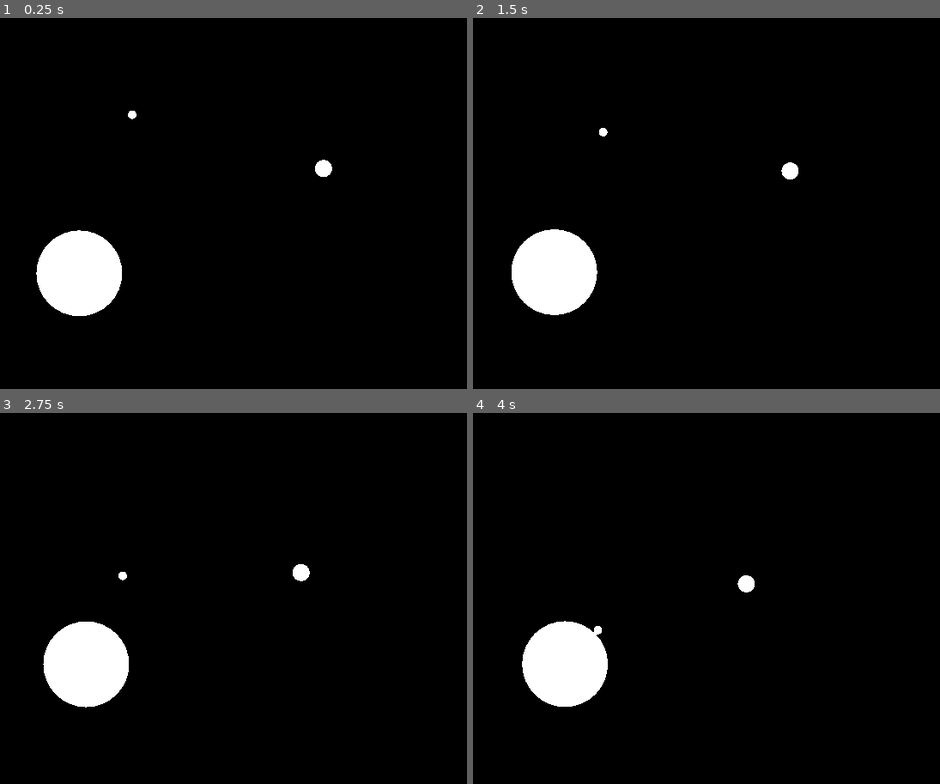
Above: before the commit, frames 1-4 (two rows, left to right).
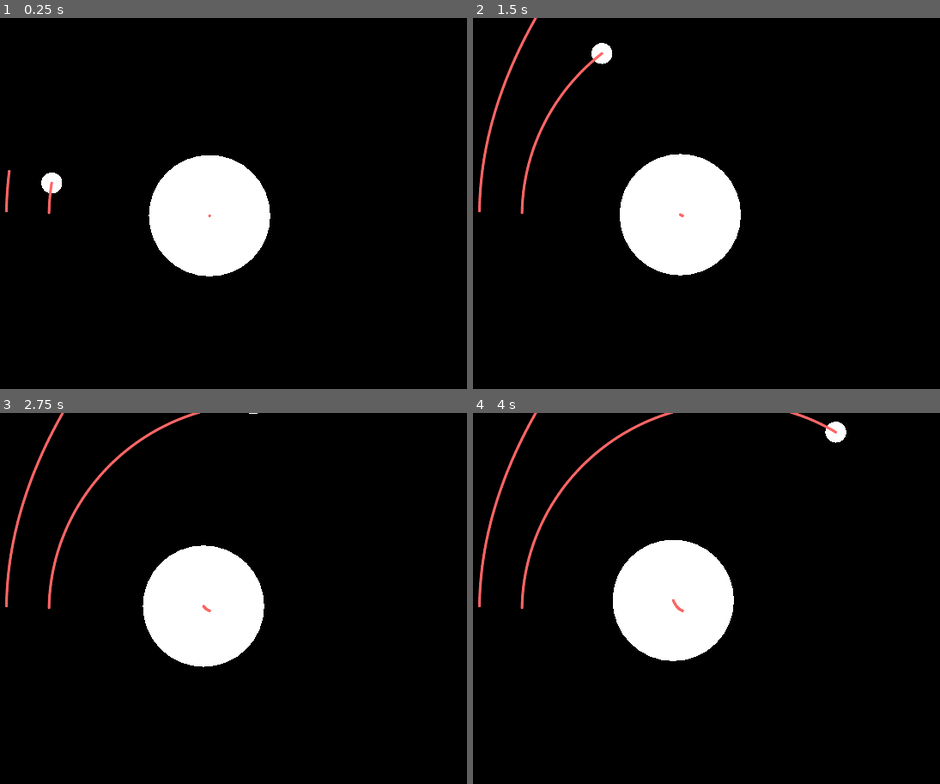
Above: after the commit, the same moments.

Repository: BitTim/Gravisim
Game: Godot game, scene res://Scenes/Main.tscn
Same seed, same stepped clock (60 frames per second), same inputs: the game is played once before the commit and once after it.
Inputs:
- Up to frame 1 (0.25 s): no input
- Up to frame 2 (1.5 s): no input
- Up to frame 3 (2.75 s): no input
- Up to frame 4 (4 s): no input

The runs differ from the first frame. In frame 1, 10% of the frame differs, in the area x 1-72%, y 25-81%; in frame 2, 11%; in frame 3, 11%; in frame 4, 11%, in the area x 1-80%, y 0-80%.

Commit message:
Added Trailing Lines

Diff:
--- a/Scenes/Main.tscn
+++ b/Scenes/Main.tscn
@@ -5,6 +5,7 @@
 
 [node name="Main" type="Node2D"]
 script = ExtResource( 1 )
+numObjects = 10
 
 [node name="ColorRect" type="ColorRect" parent="."]
 anchor_right = 1.0
@@ -19,16 +20,17 @@
 [node name="Objects" type="Node2D" parent="."]
 
 [node name="Object" parent="Objects" instance=ExtResource( 2 )]
-position = Vector2( 451.052, 175.129 )
-radius = 10
-mass = 30
+position = Vector2( 131.093, 229.404 )
+mass = 150
+dir = Vector2( 0, -1 )
+speed = 150
+
+[node name="Object3" parent="Objects" instance=ExtResource( 2 )]
+position = Vector2( 81.5194, 228.131 )
+mass = 2
+dir = Vector2( 0, -1 )
+speed = 200
 
 [node name="Object2" parent="Objects" instance=ExtResource( 2 )]
-position = Vector2( 166.31, 297.341 )
-radius = 50
-mass = 100
-
-[node name="Object3" parent="Objects" instance=ExtResource( 2 )]
-position = Vector2( 228.046, 112.133 )
-radius = 5
-mass = 2
+position = Vector2( 318.229, 230.191 )
+mass = 5000
--- a/Scenes/Object.tscn
+++ b/Scenes/Object.tscn
@@ -9,3 +9,13 @@
 
 [node name="CollisionShape2D" type="CollisionShape2D" parent="."]
 shape = SubResource( 1 )
+
+[node name="CanvasLayer" type="CanvasLayer" parent="."]
+
+[node name="Line2D" type="Line2D" parent="CanvasLayer"]
+width = 2.0
+default_color = Color( 1, 0.4, 0.4, 1 )
+joint_mode = 2
+begin_cap_mode = 2
+end_cap_mode = 2
+antialiased = true
--- a/Scripts/Main.gd
+++ b/Scripts/Main.gd
@@ -6,10 +6,23 @@
 
 extends Node2D
 
-onready var objs = $Objects.get_children()
+export (int) var numObjects
+
+var objs = null
+var rng = RandomNumberGenerator.new()
+var objScene = preload("res://Scenes/Object.tscn")
 
 func _ready():
-	pass
+	rng.randomize()
+
+	#for _i in range(0, numObjects):
+	#	var obj = objScene.instance()
+	#	obj.mass = rng.randi_range(1, 999)
+	#
+	#	obj.position = Vector2(rng.randf_range(0.0, 640.0), rng.randf_range(0.0, 480.0))
+	#	$Objects.add_child(obj)
+
+	objs = $Objects.get_children()
 
 func _physics_process(delta):
 	for o in objs:
--- a/Scripts/Object.gd
+++ b/Scripts/Object.gd
@@ -5,24 +5,33 @@
 
 extends KinematicBody2D
 
-export (int) var radius
 export (int) var mass
+export (bool) var immovable = false
+export (Vector2) var dir
+export (int) var speed
 
-const G = 6674
+const G = 667.4
+const LPT = 512
 
+var radius
 var vel = Vector2()
 var accel = Vector2()
 
 func _ready():
-  var shape = CircleShape2D.new()
-  shape.set_radius(radius)
+	radius = sqrt(mass)
+	vel = dir * speed
 
-  $CollisionShape2D.shape = shape
+	var shape = CircleShape2D.new()
+	shape.set_radius(radius)
+	$CollisionShape2D.shape = shape
 
 func _draw():
-  draw_circle(Vector2(), radius, Color(1, 1, 1, 1))
+	draw_circle(Vector2(), radius, Color(1, 1, 1, 1))
 
 func applyGravity(objects, delta):
+	if immovable:
+		return
+
 	var force = Vector2()
 
 	for o in objects:
@@ -39,3 +48,12 @@
 
 	vel += accel * delta
 	vel = move_and_slide(vel)
+
+	if $CanvasLayer/Line2D.get_point_count() > LPT:
+		$CanvasLayer/Line2D.remove_point(0);
+
+	if $CanvasLayer/Line2D.get_point_count() > 0:
+		if $CanvasLayer/Line2D.get_point_position($CanvasLayer/Line2D.get_point_count() - 1) != global_position:
+			$CanvasLayer/Line2D.add_point(global_position)
+	else:
+		$CanvasLayer/Line2D.add_point(global_position)
